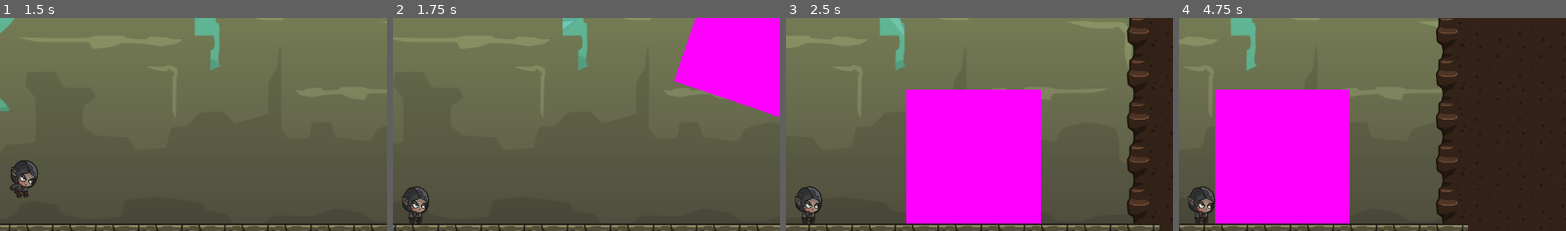
Above: before the commit, frames 1-4 (left to right).
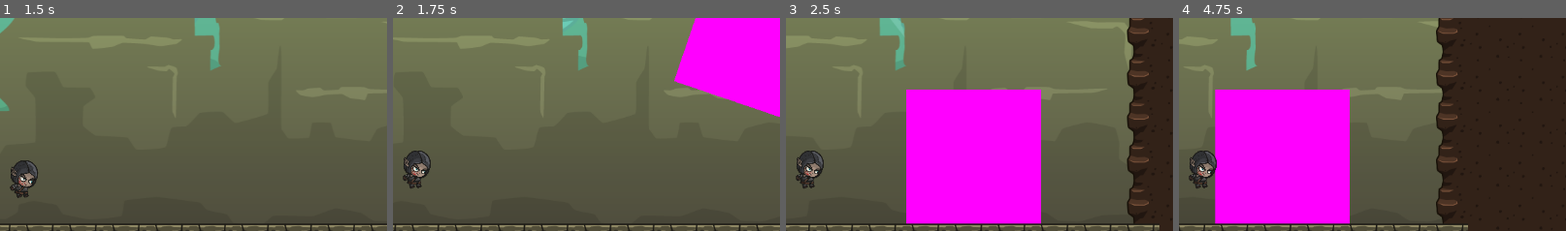
Above: after the commit, the same moments.

Repository: schwasam/godot-2d-multiplayer
Game: Godot game, scene res://menu/menu.tscn
Two runs of this game, one before a commit and one after it. Both use one fixed random seed, a clock stepped at 60 frames per second and the inputs below.
Inputs:
- Up to frame 1 (1.5 s): click "Start" at 0.5 s; hold D (move_right) from 1.28 s (still down); tap Space (jump) at 1.35 s
- Up to frame 2 (1.75 s): keep holding D (move_right); tap Space (jump) at 1.52 s
- Up to frame 3 (2.5 s): keep holding D (move_right); tap Space (jump) at 1.82, 2.1, 2.27 s
- Up to frame 4 (4.75 s): tap Space (jump) at 2.57, 2.85, 3.6, 3.77, 4.07, 4.35, 4.52 s; release D (move_right) at 2.78 s; hold A (move_left) 2.78-3.53 s; hold D (move_right) from 3.53 s (still down)
The pictures show only the part of the screen within x 47-97%, y 50-100%; the shares and areas given below are measured in that part.

Frame 1 is identical in both runs. In frame 2, 1.5% of the frame differs, in the area x 2-10%, y 62-97%; in frame 3, 1.5%; in frame 4, 1.5%.

Commit message:
add player state machine

Diff:
--- a/player/player.gd
+++ b/player/player.gd
@@ -15,6 +15,16 @@
 var owner_id = 1
 var jump_count = 0
 var camera_instance: Camera2D
+var state = PlayerState.IDLE
+
+enum PlayerState {
+	IDLE,
+	WALKING,
+	JUMP_STARTED,
+	JUMPING,
+	DOUBLE_JUMPING,
+	FALLING
+}
 
 
 func _enter_tree() -> void:
@@ -58,7 +68,8 @@
 
 
 func _on_animated_sprite_2d_animation_finished() -> void:
-	player_sprite.play("jump")
+	if state == PlayerState.JUMPING:
+		player_sprite.play("jump")
 
 
 func set_up_camera():
@@ -72,37 +83,47 @@
 
 
 func handle_movement_state():
-	var is_idle = is_on_floor() and is_zero_approx(velocity.x)
-	var is_walking = is_on_floor() and not is_zero_approx(velocity.x)
-	var is_falling = not is_on_floor() and velocity.y > 0.0
-	var is_jumping = is_on_floor() and Input.is_action_just_pressed("jump")
-	var is_double_jumping = is_falling and Input.is_action_just_pressed("jump")
-	var is_jump_cancelled = Input.is_action_just_released("jump") and velocity.y < 0.0
+	# decide state
+	if is_on_floor() and Input.is_action_just_pressed("jump"):
+		state = PlayerState.JUMP_STARTED
+	elif is_on_floor() and is_zero_approx(velocity.x):
+		state = PlayerState.IDLE
+	elif is_on_floor() and not is_zero_approx(velocity.x):
+		state = PlayerState.WALKING
+	else:
+		state = PlayerState.JUMPING
 
-	# movement
-	if is_jumping:
-		jump_count += 1
-		velocity.y = -jump_strength
-	elif is_double_jumping:
-		jump_count += 1
-		if jump_count <= max_jumps:
+	if not is_on_floor() and velocity.y > 0.0:
+		if Input.is_action_just_pressed("jump"):
+			state = PlayerState.DOUBLE_JUMPING
+		else:
+			state = PlayerState.FALLING
+
+	# process state
+	match state:
+		PlayerState.IDLE:
+			player_sprite.play("idle")
+			jump_count = 0
+		PlayerState.WALKING:
+			player_sprite.play("walk")
+			jump_count = 0
+		PlayerState.JUMP_STARTED:
+			player_sprite.play("jump_start")
+			jump_count += 1
 			velocity.y = -jump_strength
-	elif is_jump_cancelled:
+		PlayerState.JUMPING:
+			pass
+		PlayerState.DOUBLE_JUMPING:
+			player_sprite.play("double_jump_start")
+			jump_count += 1
+			if jump_count <= max_jumps:
+				velocity.y = -jump_strength
+		PlayerState.FALLING:
+			player_sprite.play("fall")
+
+	# jump cancelling
+	if Input.is_action_just_released("jump") and velocity.y < 0.0:
 		velocity.y = 0.0
-	elif is_on_floor():
-		jump_count = 0
-
-	# animations
-	if is_idle:
-		player_sprite.play("idle")
-	elif is_walking:
-		player_sprite.play("walk")
-	elif is_jumping:
-		player_sprite.play("jump_start")
-	elif is_double_jumping:
-		player_sprite.play("double_jump_start")
-	elif is_falling:
-		player_sprite.play("fall")
 
 
 func face_movement_direction(horizontal_input):
--- a/player/player.tscn
+++ b/player/player.tscn
@@ -318,6 +318,7 @@
 script = ExtResource("1_au4p0")
 player_camera = ExtResource("2_rqojt")
 player_sprite = NodePath("AnimatedSprite2D")
+max_jumps = 2
 
 [node name="CollisionShape2D" type="CollisionShape2D" parent="."]
 position = Vector2(0, -28)
